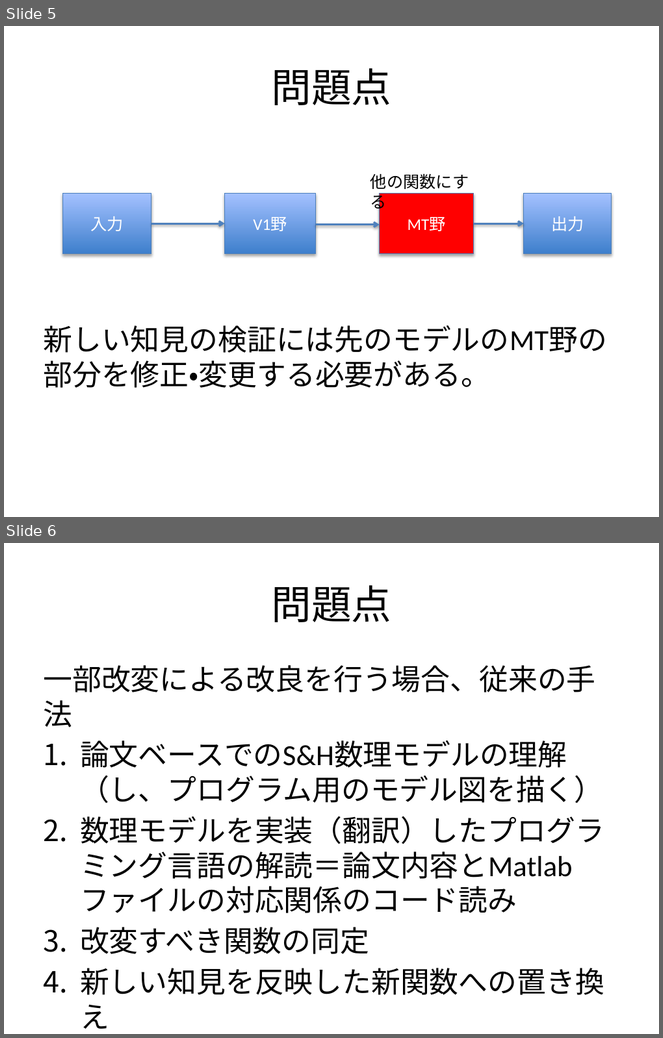
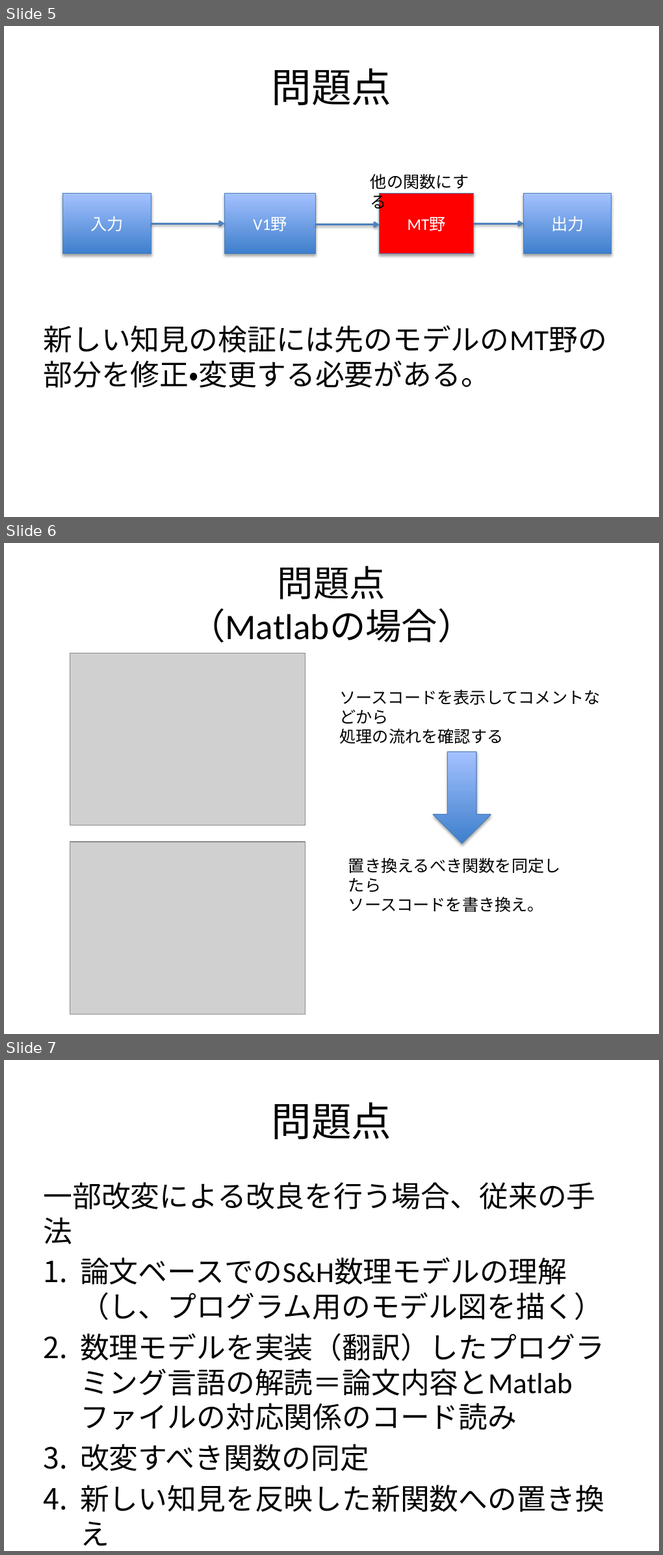
Before and after one commit to f-akazawa/akaz_uecdevelop, a slide deck: doc/中間発表資料.pptx. Shown one above the other, each under a label of ours: slides 5 and 6 before the commit, slides 5, 6 and 7 after it. The pictures are 663x1038 and 663x1555 pixels, drawn with LibreOffice and Linux fonts; fonts in the diff are those of the drawing; grey boxes stand for pictures. Boxes give left, top, right and bottom in pixels: in the first picture for what was removed or moved away, otherwise in the second. Text is boxed around its words. In the diff, an @@ line names an element or a change of style, - is before the commit and + after.

Commit message:
先生のコメントを反映させた
問題点は現状の図で面倒くさそうだし
提案手法はポンチ絵でまず書いてみた

```diff
--- a/doc/中間発表資料.pptx
+++ b/doc/中間発表資料.pptx
@@ slide 6 added at bbox=[4, 543, 659, 1034], background #FFFFFF @@
@@ title added at bbox=[189, 566, 474, 642], 39.6 pt, text #000000 @@
+問題点
+（Matlabの場合）
@@ picture added at bbox=[70, 653, 306, 826] @@
@@ text added at bbox=[340, 689, 601, 744], 18 pt, text #000000 @@
+ソースコードを表示してコメントなどから
+処理の流れを確認する
@@ down arrow added at bbox=[433, 752, 492, 844], fill gradient #3F80CE to #A4C4FF, outline #4B7EBC 0.75 pt @@
@@ picture added at bbox=[70, 842, 306, 1015] @@
@@ text added at bbox=[348, 858, 561, 912], 18 pt, text #000000 @@
+置き換えるべき関数を同定したら
+ソースコードを書き換え。
@@ what was slide 6 is now slide 7 @@
```
Also in this commit, not shown: 3 slides changed, 2 other slides added, 3 slides removed.
